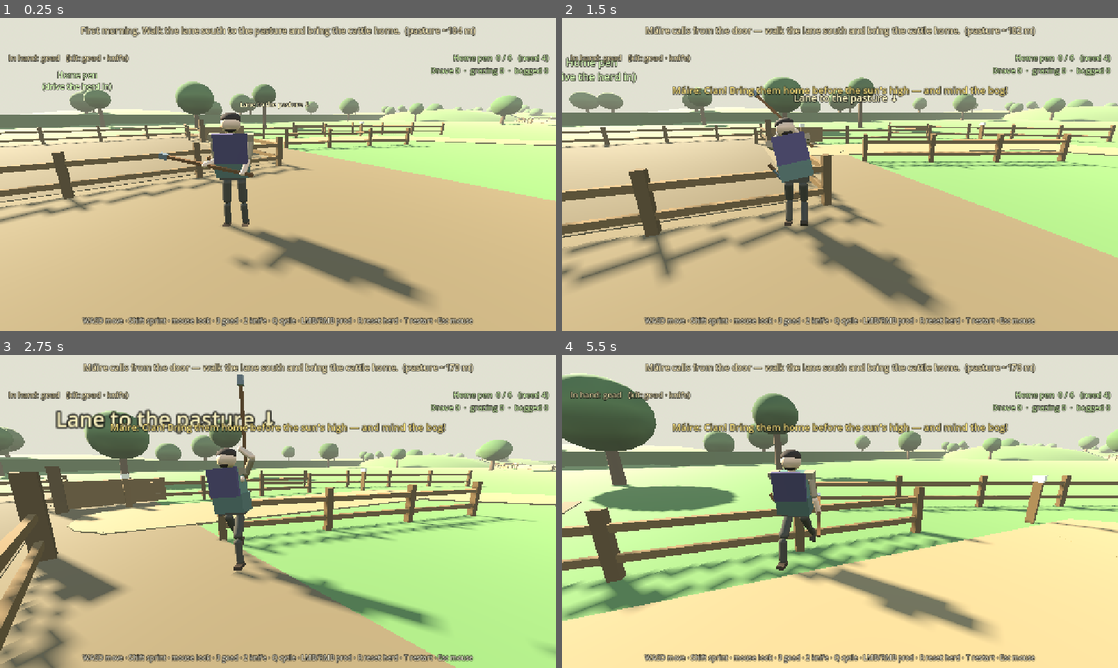
Above: before the commit, frames 1-4 (two rows, left to right).
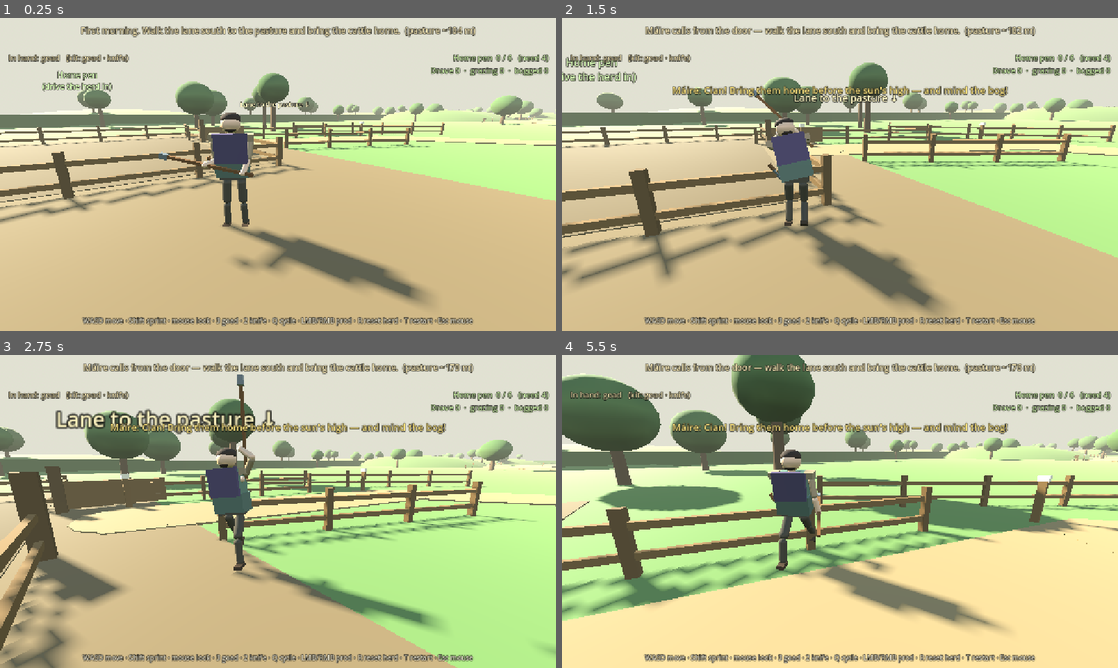
Above: after the commit, the same moments.

Repository: fortins4/devPlayground
Game: Godot game, scene res://scenes/prologue/opening_cattle_drive.tscn
The game is run twice, just before and just after one commit, with the same random seed, the same clock (stepped at 60 frames per second) and the same inputs. This scene is started directly instead of the project's main scene.
Inputs (mouse positions are in pixels of both pictures, inside the frame that each line leads up to):
- Up to frame 1 (0.25 s): no input
- Up to frame 2 (1.5 s): tap Enter at 0.5 s; move the mouse to (867, 174) at 0.52 s; hold Right mouse button (attack_heavy) 0.53-1.28 s; hold W (move_forward) from 0.53 s (still down); click (867, 174) at 0.67 s; tap Space (jump) at 0.77 s; move the mouse to (812, 174) at 1.27 s; click (812, 174) at 1.35 s
- Up to frame 3 (2.75 s): keep holding W (move_forward); tap Space (jump) at 1.52 s; move the mouse to (289, 505) at 2.02 s; hold H (band_toggle) from 2.03 s (still down)
- Up to frame 4 (5.5 s): keep holding W (move_forward); move the mouse to (834, 517) at 2.77 s; release H (band_toggle) at 2.78 s; tap Ctrl (crouch) at 2.85 s; click (834, 517) at 2.92 s; tap Space (jump) at 3.02, 3.77, 4.52 s; move the mouse to (878, 514) at 3.52 s; hold Q (cycle_weapon) 3.53-4.28 s; move the mouse to (795, 508) at 4.27 s; tap E (interact) at 4.35 s; move the mouse to (845, 511) at 5.02 s; hold Shift (sprint) from 5.03 s (still down); click (845, 511) at 5.17 s

The runs differ from the first frame. In frame 1, 1.4% of the frame differs, in the area x 12-100%, y 17-38%; in frame 2, 1.8%; in frame 3, 2.2%; in frame 4, 17%, in the area x 0-100%, y 0-91%.

Commit message:
feat(prologue): exaggerate pasture-lane S-wind through saddles
Widen the near/mid knoll gaps and swing Bend4–Bend8 harder east–west
so the boreen clearly snakes between hills (not a near-straight cut).
Keep hill walk-collision and secluded pasture placement.

Diff:
--- a/scenes/prologue/opening_cattle_drive.tscn
+++ b/scenes/prologue/opening_cattle_drive.tscn
@@ -65,19 +65,19 @@
 transform = Transform3D(1, 0, 0, 0, 1, 0, 0, 0, 1, -18, 0, 54)
 
 [node name="Bend4" type="Marker3D" parent="PathMarkers"]
-transform = Transform3D(1, 0, 0, 0, 1, 0, 0, 0, 1, -8, 0, 68)
+transform = Transform3D(1, 0, 0, 0, 1, 0, 0, 0, 1, -12, 0, 70)
 
 [node name="Bend5" type="Marker3D" parent="PathMarkers"]
-transform = Transform3D(1, 0, 0, 0, 1, 0, 0, 0, 1, 2, 0, 88)
+transform = Transform3D(1, 0, 0, 0, 1, 0, 0, 0, 1, 10, 0, 92)
 
 [node name="Bend6" type="Marker3D" parent="PathMarkers"]
-transform = Transform3D(1, 0, 0, 0, 1, 0, 0, 0, 1, 6, 0, 114)
+transform = Transform3D(1, 0, 0, 0, 1, 0, 0, 0, 1, -2, 0, 118)
 
 [node name="Bend7" type="Marker3D" parent="PathMarkers"]
-transform = Transform3D(1, 0, 0, 0, 1, 0, 0, 0, 1, 4, 0, 140)
+transform = Transform3D(1, 0, 0, 0, 1, 0, 0, 0, 1, 10, 0, 142)
 
 [node name="Bend8" type="Marker3D" parent="PathMarkers"]
-transform = Transform3D(1, 0, 0, 0, 1, 0, 0, 0, 1, -14, 0, 162)
+transform = Transform3D(1, 0, 0, 0, 1, 0, 0, 0, 1, -16, 0, 164)
 
 [node name="PastureMouth" type="Marker3D" parent="PathMarkers"]
 transform = Transform3D(1, 0, 0, 0, 1, 0, 0, 0, 1, -28, 0, 178)
--- a/scripts/prologue/opening_farm_greybox.gd
+++ b/scripts/prologue/opening_farm_greybox.gd
@@ -245,7 +245,7 @@
 		var pz := rng.randf_range(box.position.z, box.end.z)
 		_mesh_sphere(_gen, Vector3(px, 0.35, pz), 0.12, C_STAKE_TOP)
 	# Extra visual bog patches kept west of the winding lane (no Area3D — LOS + pastoral read).
-	_build_bog_patch(Vector3(-20.0, 0.0, 108.0), Vector3(20.0, 2.0, 16.0), 5521)
+	_build_bog_patch(Vector3(-22.0, 0.0, 108.0), Vector3(20.0, 2.0, 16.0), 5521)
 	_build_bog_patch(Vector3(-42.0, 0.0, 154.0), Vector3(20.0, 2.0, 16.0), 7733)
 
 
@@ -274,16 +274,16 @@
 func _build_secluding_hills() -> void:
 	## Low rolling knolls between farmhouse and secluded pasture, spaced so the lane can
 	## snake through clear saddles. Each hill has walk collision so you cannot phase through.
-	# Near ridge: west + east knolls with a saddle near x≈0–6 at z≈88.
-	_hill(Vector3(-24.0, 0.0, 88.0), 20.0, Vector3(1.35, 0.48, 1.15), C_BANK.lightened(0.08))
-	_hill(Vector3(28.0, 0.0, 96.0), 18.0, Vector3(1.35, 0.46, 1.1), C_GRASS.darkened(0.06))
+	# Near ridge: west + east knolls with a wide saddle (~x 0–12 at z≈90).
+	_hill(Vector3(-28.0, 0.0, 86.0), 18.0, Vector3(1.35, 0.48, 1.15), C_BANK.lightened(0.08))
+	_hill(Vector3(30.0, 0.0, 98.0), 18.0, Vector3(1.3, 0.46, 1.1), C_GRASS.darkened(0.06))
 	# Soft mid-west knoll (deepens seclusion; sits west of the lane).
-	_hill(Vector3(-40.0, 0.0, 112.0), 16.0, Vector3(1.25, 0.4, 1.1), C_BANK)
-	# Mid ridge: west + east knolls with a saddle near x≈2–6 at z≈130–140.
-	_hill(Vector3(-32.0, 0.0, 140.0), 20.0, Vector3(1.35, 0.5, 1.15), C_GRASS.darkened(0.05))
-	_hill(Vector3(30.0, 0.0, 130.0), 18.0, Vector3(1.3, 0.46, 1.1), C_BANK.lightened(0.05))
+	_hill(Vector3(-42.0, 0.0, 114.0), 16.0, Vector3(1.25, 0.4, 1.1), C_BANK)
+	# Mid ridge: west + east knolls with a saddle near x≈4–12 at z≈130–142.
+	_hill(Vector3(-34.0, 0.0, 142.0), 20.0, Vector3(1.3, 0.5, 1.15), C_GRASS.darkened(0.05))
+	_hill(Vector3(32.0, 0.0, 128.0), 18.0, Vector3(1.3, 0.46, 1.1), C_BANK.lightened(0.05))
 	# Flanking knolls tuck the pasture hollow; mouth approach stays clear.
-	_hill(Vector3(14.0, 0.0, 174.0), 16.0, Vector3(1.25, 0.42, 1.2), C_BANK)
+	_hill(Vector3(16.0, 0.0, 176.0), 16.0, Vector3(1.25, 0.42, 1.2), C_BANK)
 	_hill(Vector3(-50.0, 0.0, 188.0), 18.0, Vector3(1.35, 0.4, 1.15), C_GRASS.darkened(0.04))
 	# Soft bank lips so the pasture floor reads as a hollow.
 	_mesh_box(_gen, Vector3(-25.0, 0.55, 176.0), Vector3(36.0, 1.1, 2.4), C_BANK)
@@ -300,7 +300,7 @@
 	# Walk collision on the mound bulk (cylinder) so players/cattle cannot phase through.
 	# Undersized vs the visual skirt so the lane can graze soft toes without snagging.
 	var body := StaticBody3D.new()
-	body.name = "HillCollide"
+	body.name = "HillCollide_%d_%d" % [int(center.x), int(center.z)]
 	body.collision_layer = 1
 	body.collision_mask = 0
 	var coll_h := maxf(2.2, radius * scl.y * 0.75)
